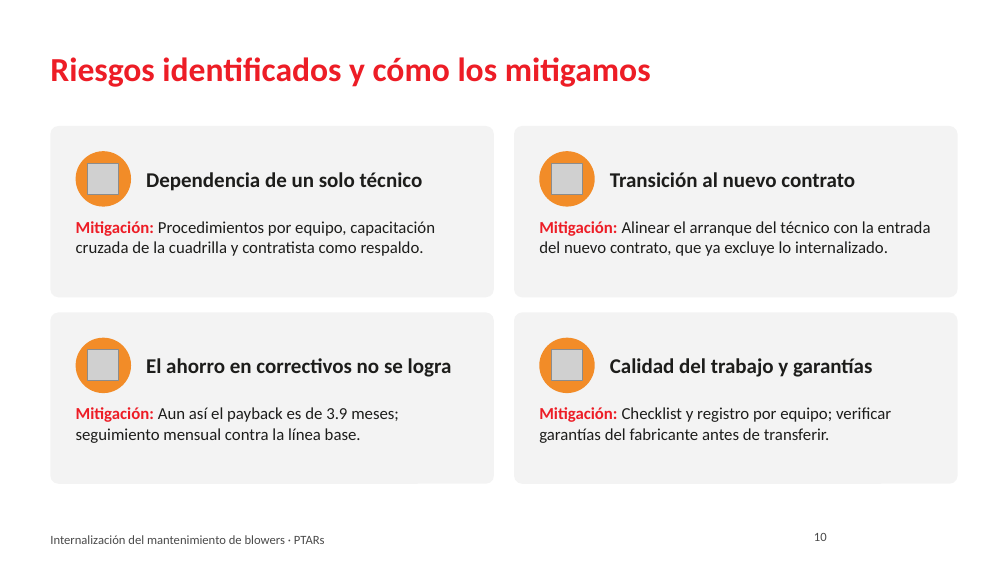
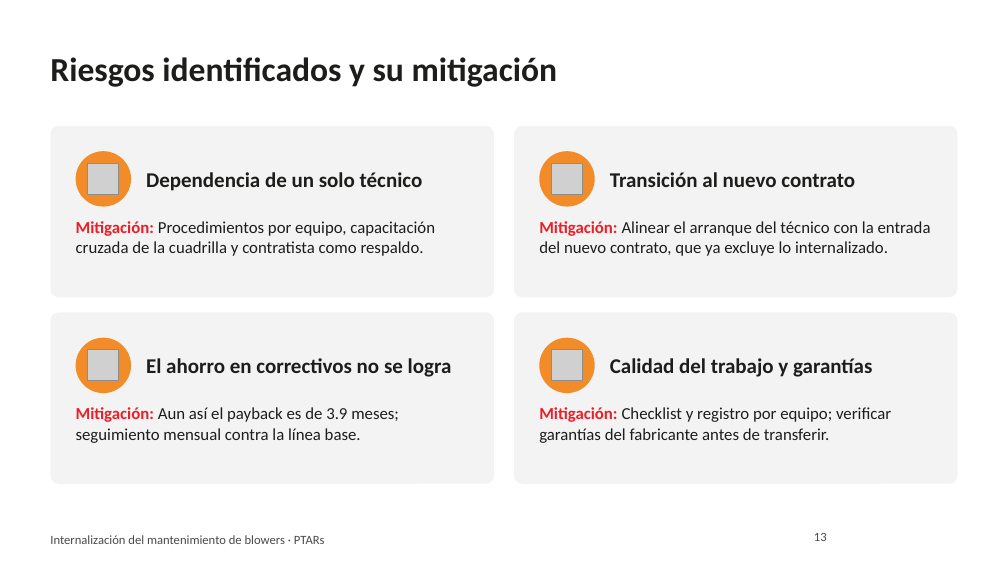
Before and after one commit to jjsamcar/Codigo-IA, a slide deck: slide 13 of presentaciones/Blowers_PTARs_Resumen_Gerencia.pptx (slide 10 before the commit). Drawn at 1008x567 pixels with LibreOffice and Linux fonts; fonts in the diff are those of the drawing; grey boxes stand for pictures; background and template pictures are left out. Boxes give left, top, right and bottom in pixels: in the first picture for what was removed or moved away, otherwise in the second. Text is boxed around its words. In the diff, an @@ line names an element or a change of style, - is before the commit and + after.

```diff
--- a/presentaciones/Blowers_PTARs_Resumen_Gerencia.pptx
+++ b/presentaciones/Blowers_PTARs_Resumen_Gerencia.pptx
@@ title at box(50, 57, 558, 87): text changed; text colour #ED1D26 to #1D1D1B @@
-Riesgos identificados y cómo los mitigamos
+Riesgos identificados y su mitigación
@@ page number at box(814, 533, 827, 541): text changed @@
-10
+13
```
Also in this commit, not shown: 12 other slides changed, 4 slides added, 1 slide removed.
